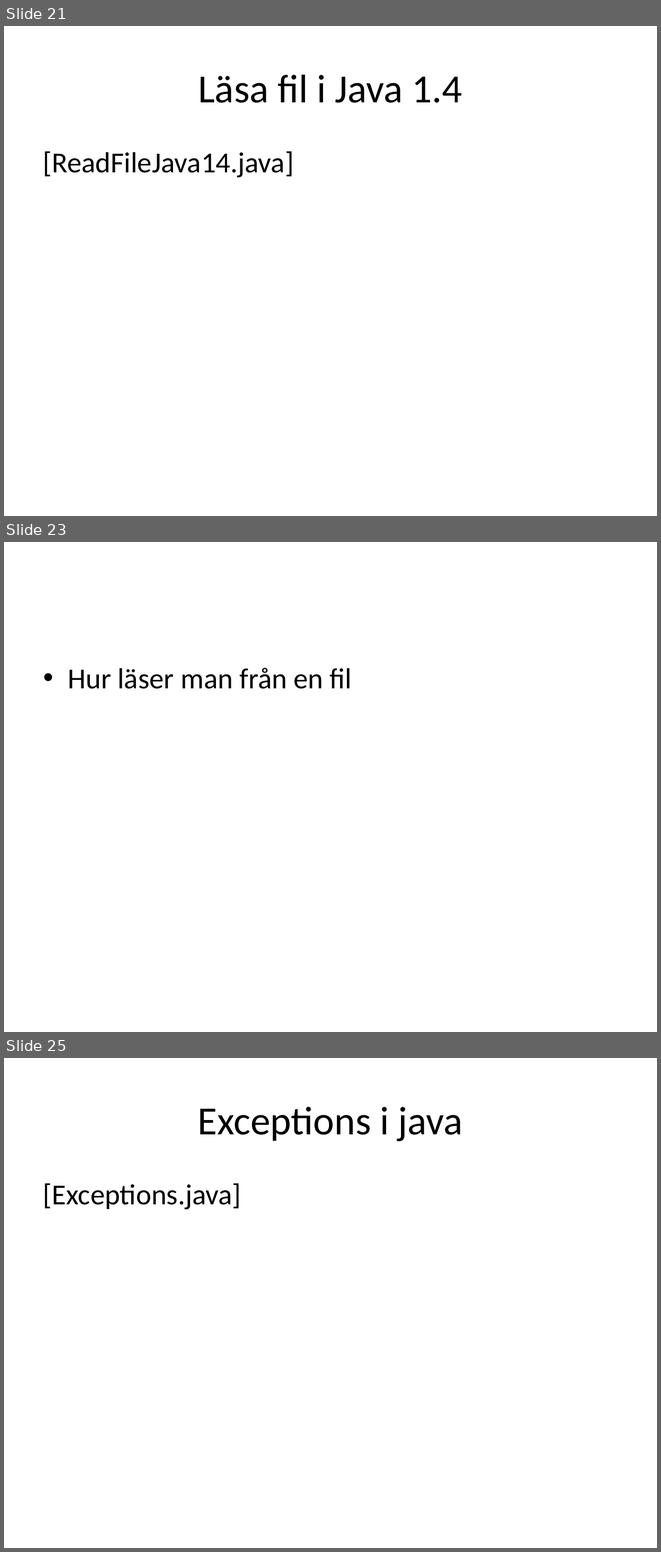
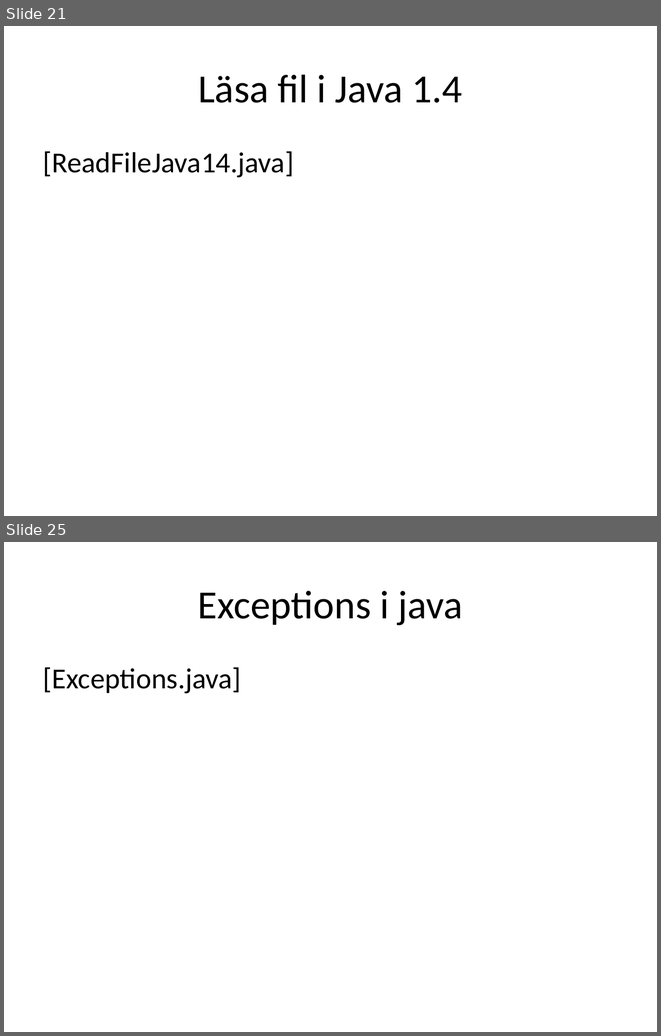
Before and after one commit to me97esn/groovyseminarium, a slide deck: groovyseminarie/dokument/groovyseminarium_source.pptx. Shown one above the other, each under a label of ours: slides 21, 23 and 25 before the commit, slides 21 and 25 after it; the slides between them are not shown. The pictures are 661x1552 and 661x1036 pixels, drawn with LibreOffice and Linux fonts; fonts in the diff are those of the drawing. Boxes give left, top, right and bottom in pixels: in the first picture for what was removed or moved away, otherwise in the second. Text is boxed around its words. In the diff, an @@ line names an element or a change of style, - is before the commit and + after.

```diff
--- a/groovyseminarie/dokument/groovyseminarium_source.pptx
+++ b/groovyseminarie/dokument/groovyseminarium_source.pptx
@@ slide 23 removed at (4,542,657,1032), background #FFFFFF @@
@@ text removed at (68,668,352,689) @@
-• Hur läser man från en fil
```
Also in this commit, not shown: 7 slides changed, 3 slides added, 8 other files.
